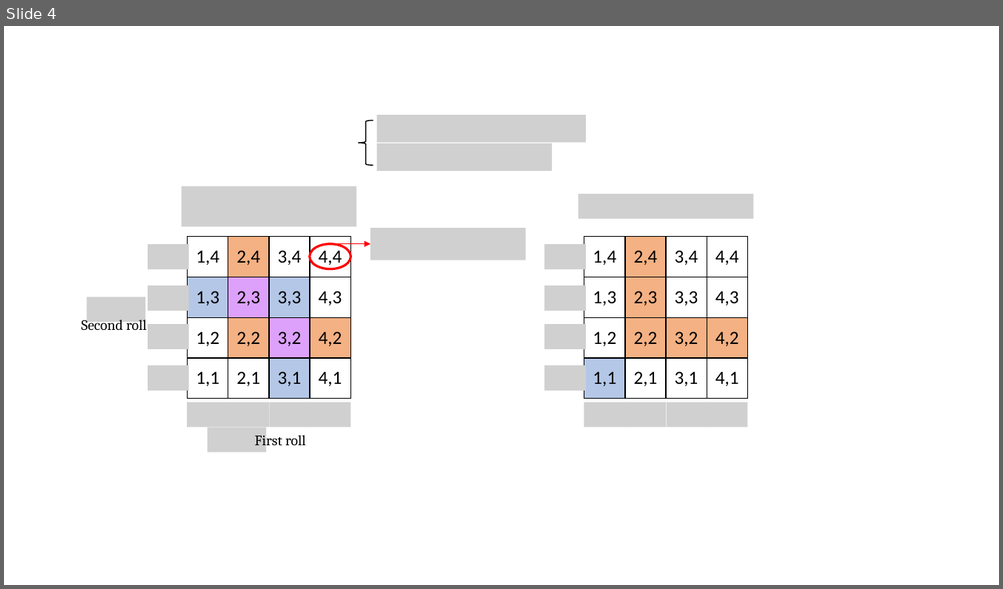
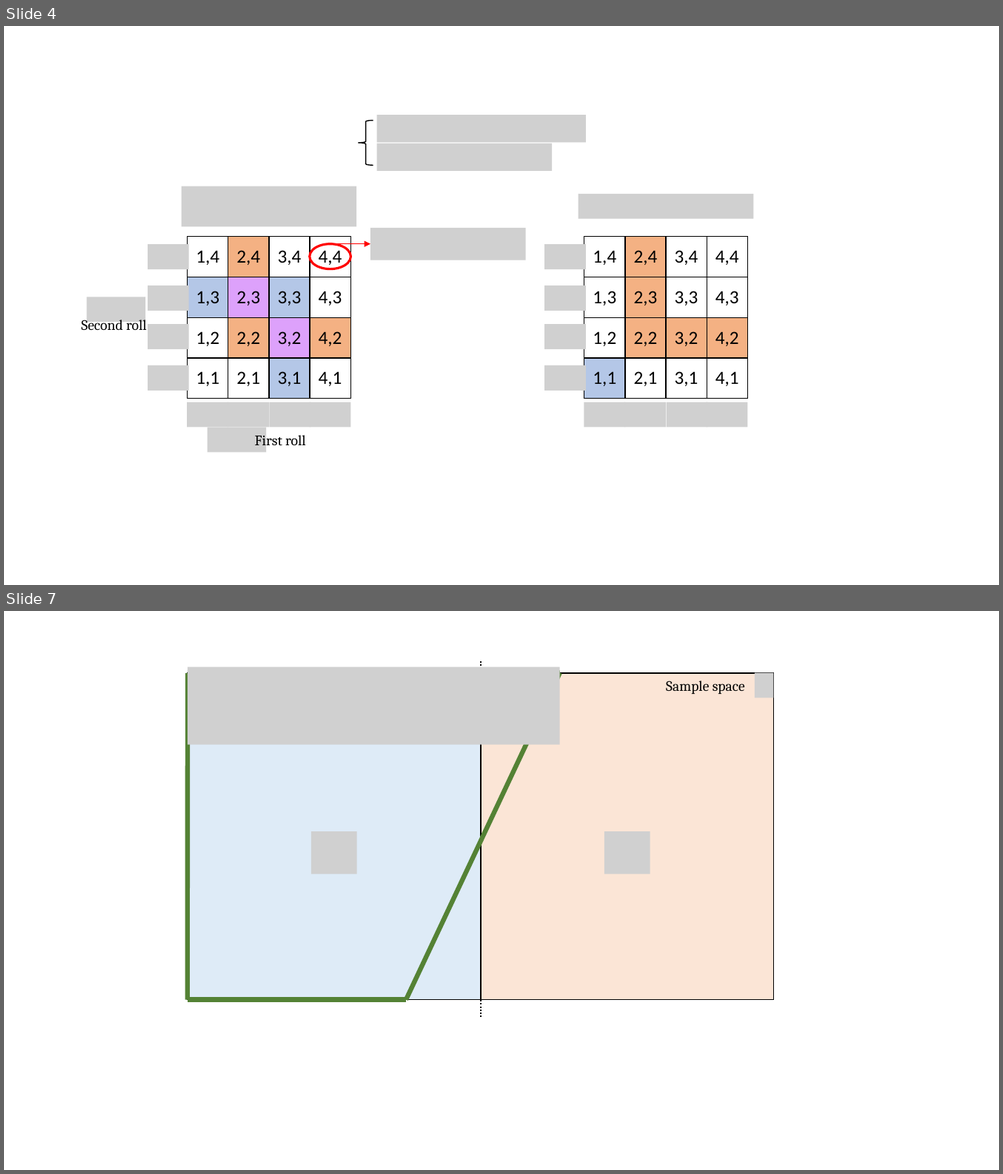
Before and after one commit to Seunghoon-Schini-Yang/DL_RecSys_Portfolio, a slide deck: 01_Foundational_Concepts/Drawings.pptx. Shown one above the other, each under a label of ours: slide 4 before the commit, slides 4 and 7 after it; the slides between them are not shown. The pictures are 1003x589 and 1003x1174 pixels, drawn with LibreOffice and Linux fonts; fonts in the diff are those of the drawing; grey boxes stand for pictures. Boxes give left, top, right and bottom in pixels: in the first picture for what was removed or moved away, otherwise in the second. Text is boxed around its words. In the diff, an @@ line names an element or a change of style, - is before the commit and + after.

```diff
--- a/01_Foundational_Concepts/Drawings.pptx
+++ b/01_Foundational_Concepts/Drawings.pptx
@@ slide 7 added at [4,611,999,1170], background #FFFFFF @@
@@ rectangle added at [188,674,481,1000], fill #DEEBF7, outline #000000 1 pt @@
@@ group added at [188,673,560,999]: 4 lines @@
@@ picture added at [188,667,560,744] @@
@@ rectangle added at [481,674,774,1000], fill #FBE5D6, outline #000000 1 pt @@
@@ line added from (481, 1017) to (481, 661), #000000 1.5 pt dashed @@
@@ picture added at [754,673,774,698] @@
@@ text added at [666,681,745,694], 14 pt, text #000000 @@
+Sample space
@@ picture added at [311,832,357,874] @@
@@ picture added at [604,832,649,874] @@
```
Also in this commit, not shown: 1 slide changed, 1 other slide added, 6 other files.
